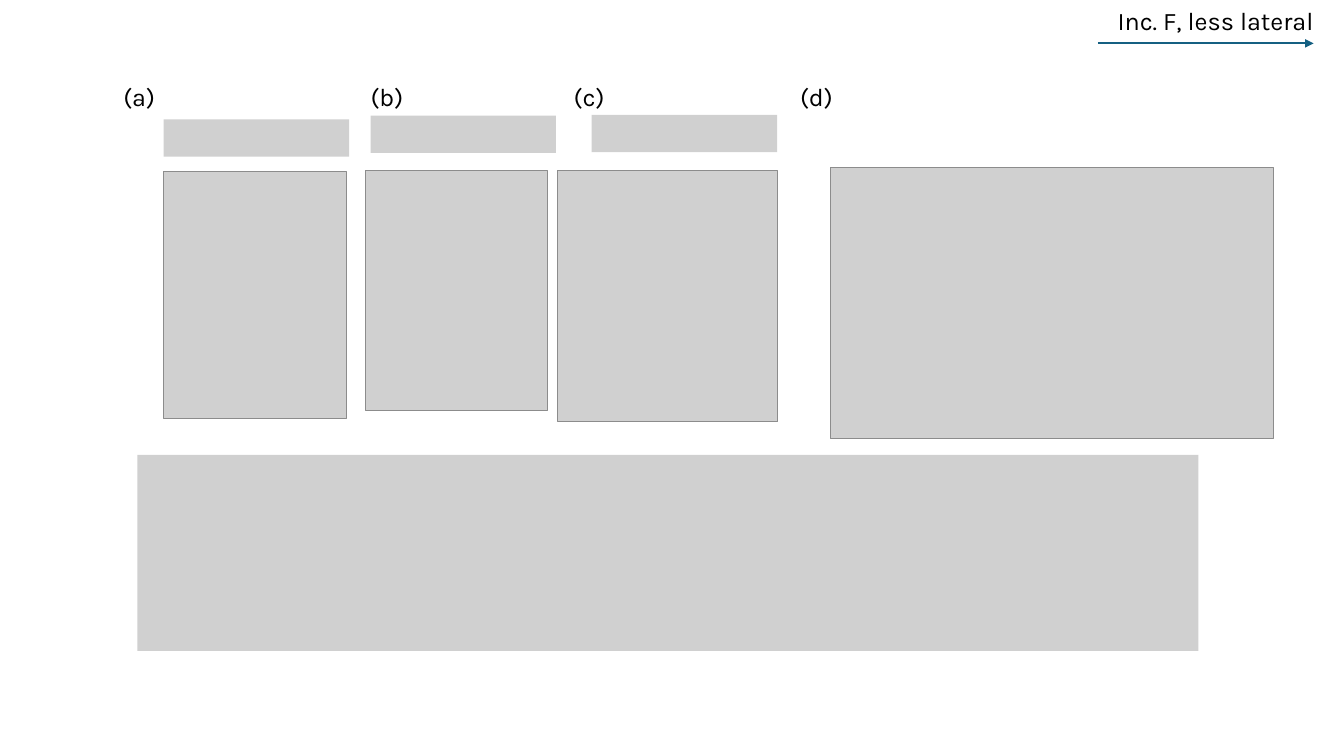
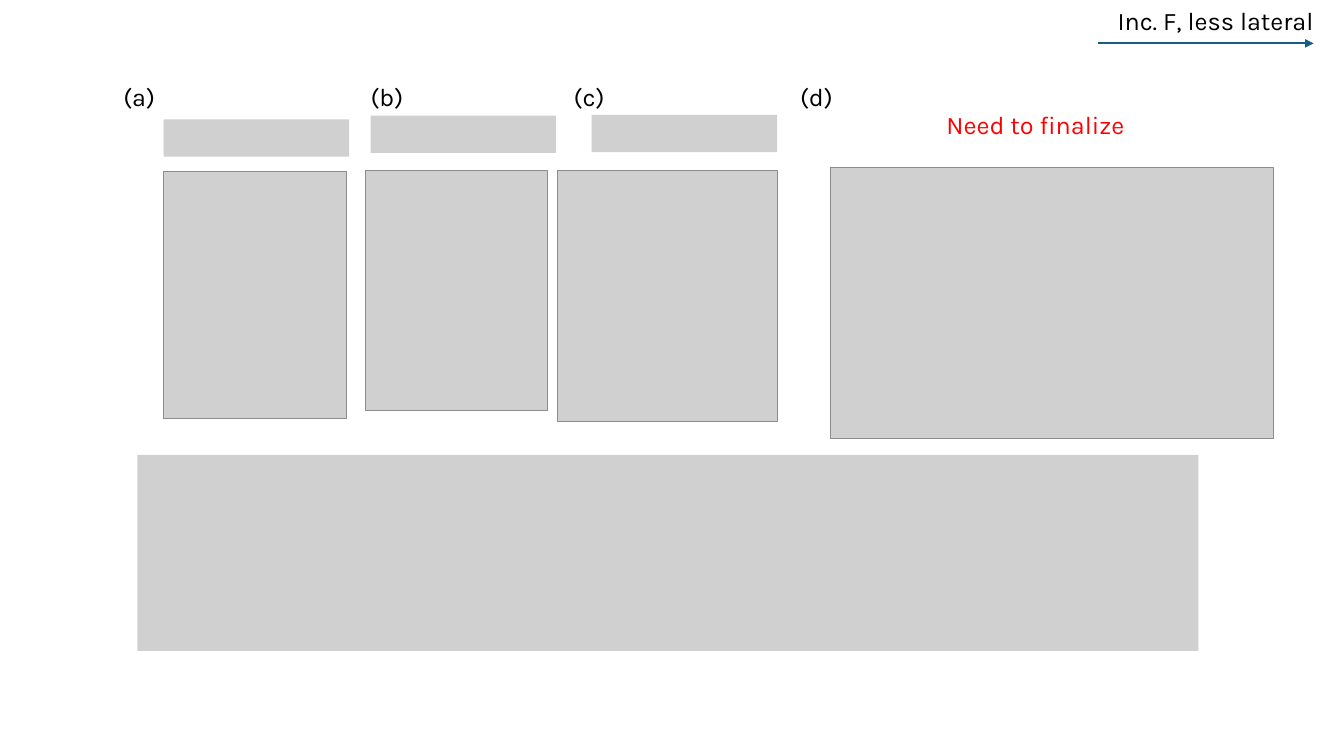
Before and after one commit to tyokokur/presentations, a slide deck: slide 7 of SYSG3_paper.pptx. Drawn at 1344x756 pixels with LibreOffice and Linux fonts; fonts in the diff are those of the drawing; grey boxes stand for pictures. Boxes give left, top, right and bottom in pixels: in the first picture for what was removed or moved away, otherwise in the second. Text is boxed around its words. In the diff, an @@ line names an element or a change of style, - is before the commit and + after.

```diff
--- a/SYSG3_paper.pptx
+++ b/SYSG3_paper.pptx
@@ text added at (946, 116, 1125, 135), 18 pt, text #FF0000 @@
+Need to finalize
```
Also in this commit, not shown: 4 other slides changed.
